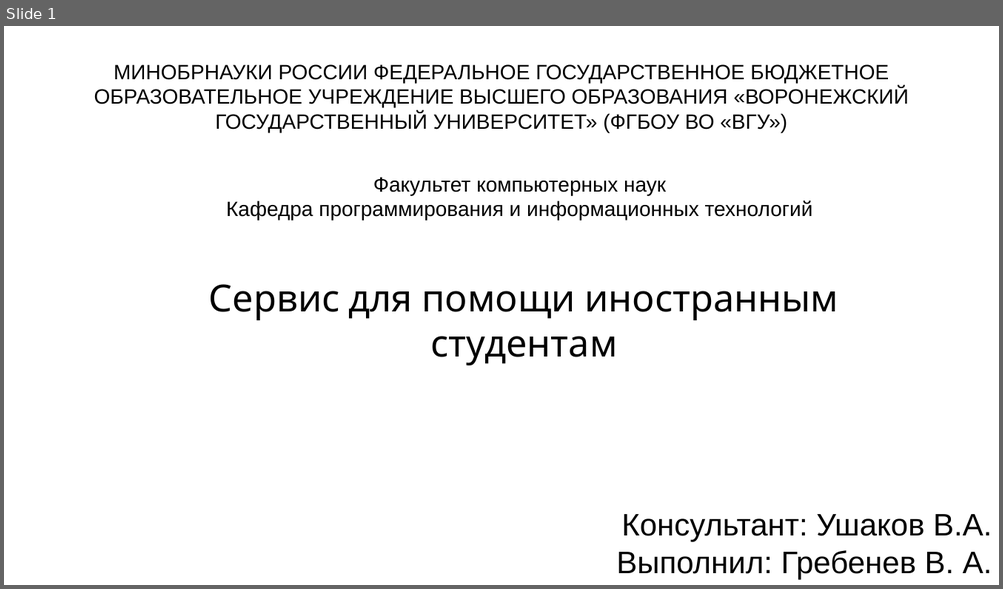
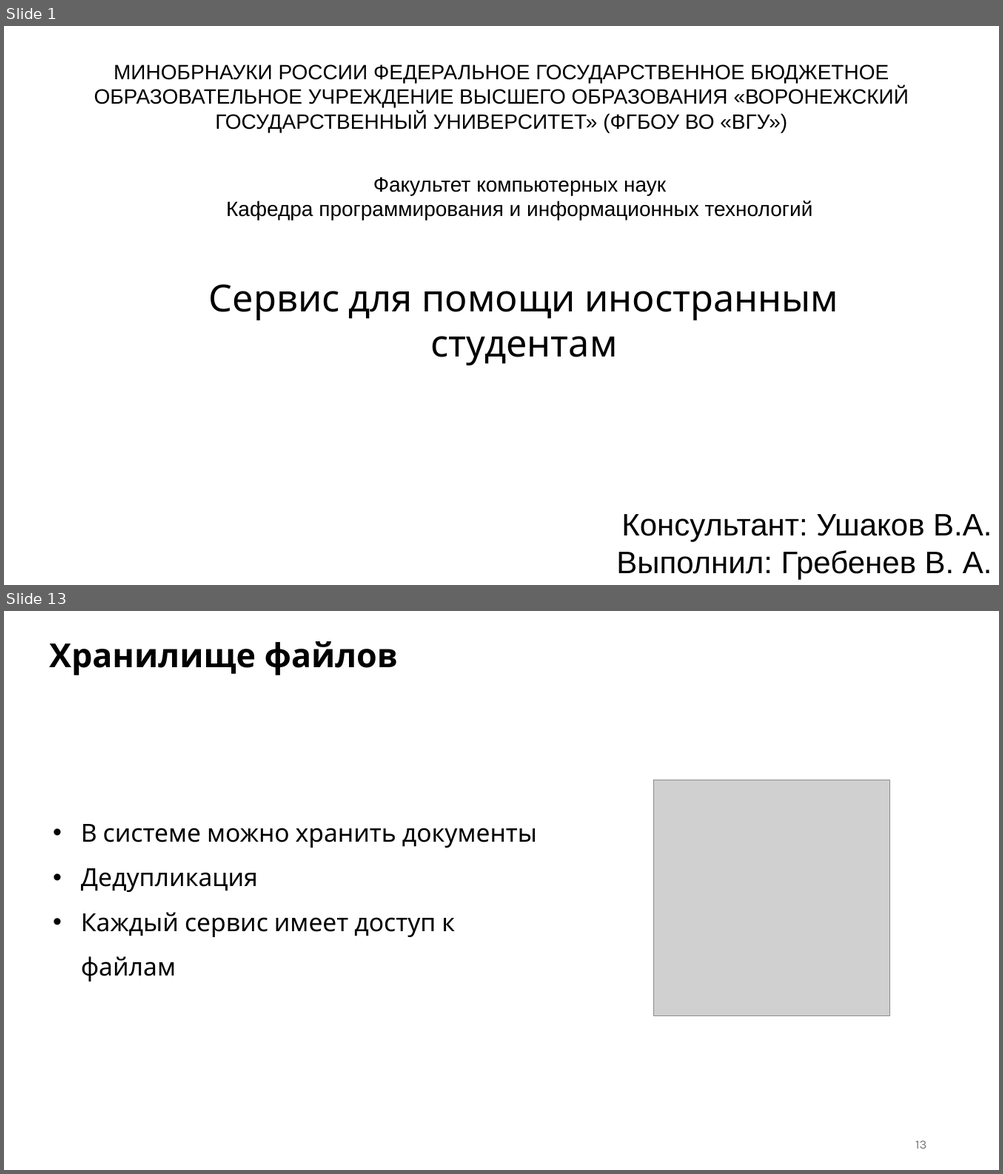
Before and after one commit to Ven-i-amin/vsu-on-board-bot, a slide deck: materials/презентация-2.pptx. Shown one above the other, each under a label of ours: slide 1 before the commit, slides 1 and 13 after it; the slides between them are not shown. The pictures are 1003x589 and 1003x1174 pixels, drawn with LibreOffice and Linux fonts; fonts in the diff are those of the drawing; grey boxes stand for pictures. Boxes give left, top, right and bottom in pixels: in the first picture for what was removed or moved away, otherwise in the second. Text is boxed around its words. In the diff, an @@ line names an element or a change of style, - is before the commit and + after.

```diff
--- a/materials/презентация-2.pptx
+++ b/materials/презентация-2.pptx
@@ slide 13 added at box(4, 611, 999, 1170), background #FFFFFF @@
@@ rectangle added at box(41, 633, 713, 678), outline #FFFFFF 1 pt @@
@@ text added at box(49, 641, 398, 675), 32 pt, text #000000, bold @@
+Хранилище файлов
@@ picture added at box(653, 780, 889, 1015) @@
@@ text added at box(81, 824, 537, 982), 24 pt, text #000000 @@
+• В системе можно хранить документы
+• Дедупликация
+• Каждый сервис имеет доступ к файлам
@@ page number added at box(915, 1141, 926, 1149), 12 pt, text #757575 @@
+13
```
Also in this commit, not shown: 12 slides changed, 2 other slides added, 1 other file.
